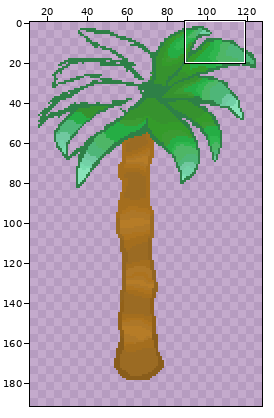
Pixel-art file -- aseprite/tilesets/objects/palm.aseprite. The first picture is a wide view before the edit; the outline marks the close-up.
Close-up. Earlier state:
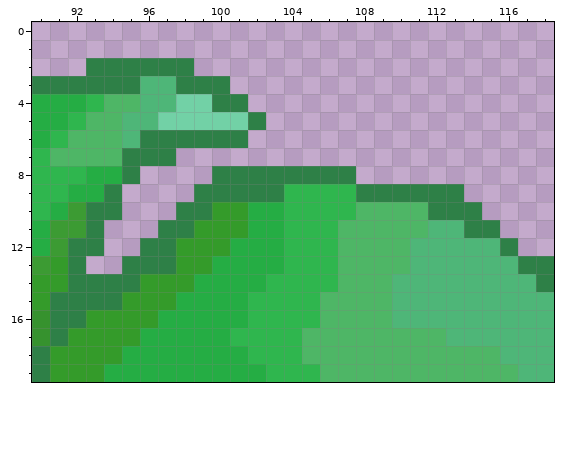
128x192 pixels, 1 frame. Colours within 5 levels of each other are drawn and written as one. Shown: x 90..118, y 0..19. The wide view leaves out empty margins. The commit also changed other parts of the picture, which this record leaves out.
The result:
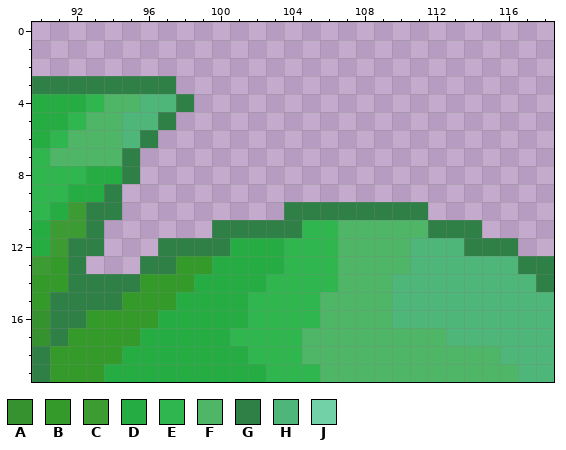
Palette (. is transparent): A #36922e  B #349b2a  C #3c9b33  D #25ad44  E #2fb64e  F #4eb666  G #2e8047  H #4eb678  J #72d1a6
Diff:
y 2: x 93..98 GGGGGG -> ......
y 3: x 96..100 HHGGG -> GG...
y 4: x 98..101 JJGG -> G...
y 5: x 97..102 JJJJJG -> G.....
y 6: x 97..101 GGGGG -> .....
y 7: x 96..97 GG -> ..
y 8: x 100..107 GGGGGGGG -> ........
y 9: x 99..113 GGGGGEEEEGGGGGG -> ...............
y 10: x 98..114 GGBBDDEEEEFFFFGGG -> ......GGGGGGGG...
y 11: x 97..104 GGBBBDDE -> ...GGGGG; x 112..113 HH -> GG; x 115 G -> .
y 12: x 96 G -> .; x 98..100 BBB -> GGG; x 114..115 HH -> GG
y 13: x 95 G -> .
Where, in picture pixels (left, top, right, bottom), the same in both close-ups:
changed: (86, 58, 500, 274)
